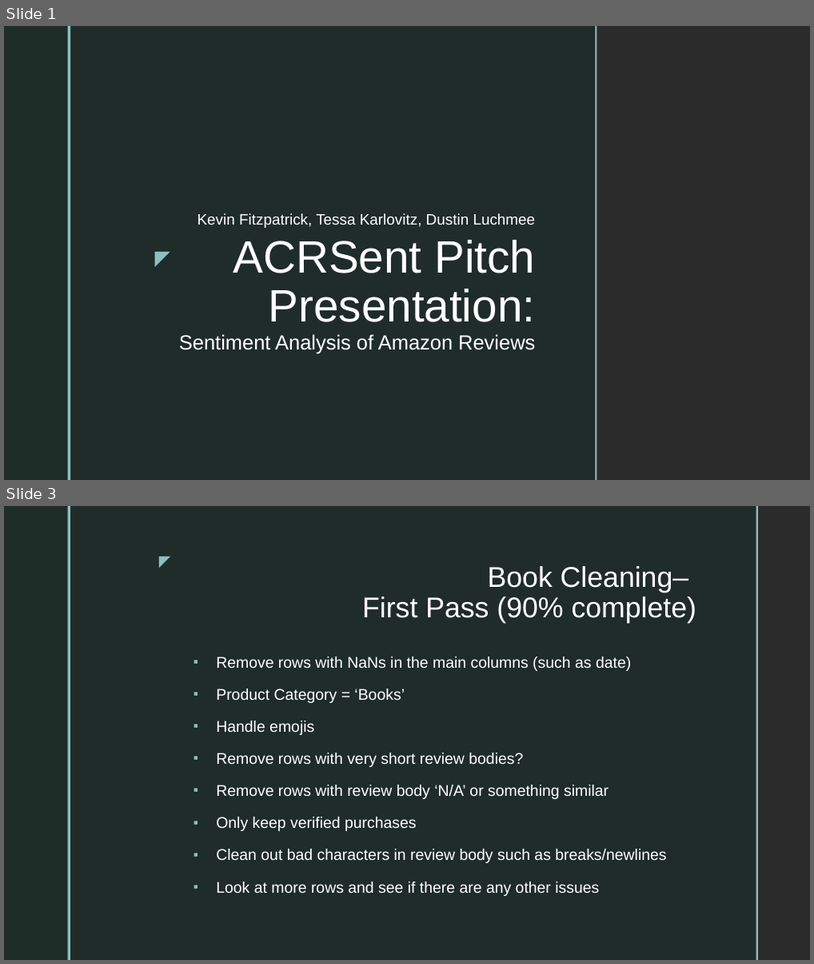
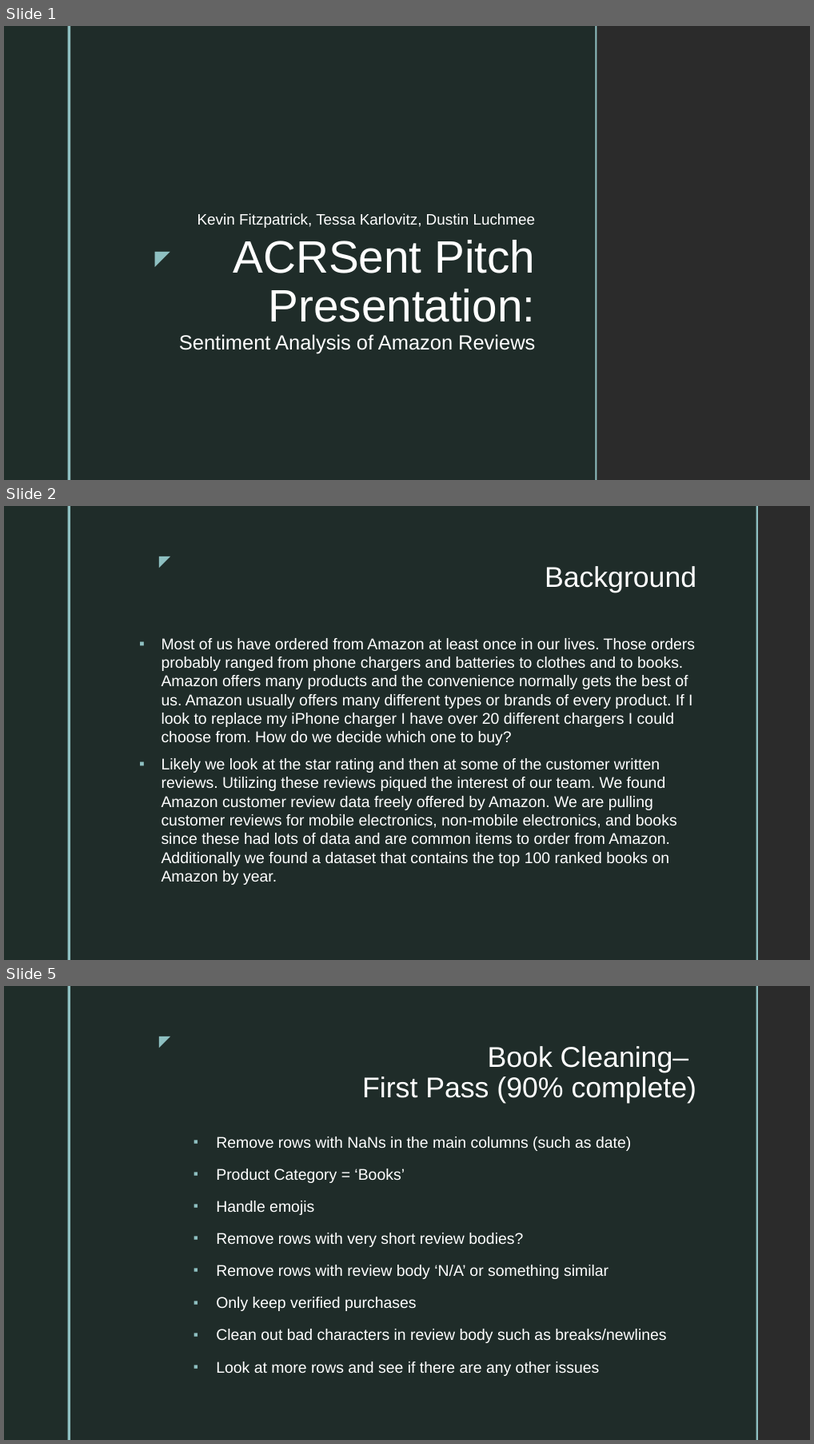
Before and after one commit to TKarlovitzDrexel/DSCI591_ACRSent, a slide deck: PitchPresentationACR_Edits.pptx. Shown one above the other, each under a label of ours: slides 1 and 3 before the commit, slides 1, 2 and 5 after it; the slides between them are not shown. The pictures are 814x964 and 814x1444 pixels, drawn with LibreOffice and Linux fonts; fonts in the diff are those of the drawing; background and template pictures are left out; a plain dark background stands for a picture behind light text. Boxes give left, top, right and bottom in pixels: in the first picture for what was removed or moved away, otherwise in the second. Text is boxed around its words. In the diff, an @@ line names an element or a change of style, - is before the commit and + after.

Commit message:
Added the background and some goals for the quarter

```diff
--- a/PitchPresentationACR_Edits.pptx
+++ b/PitchPresentationACR_Edits.pptx
@@ slide 2 added at [4,506,810,960], background picture (left out); not listed: 5 template elements that a slide beside it also shows @@
@@ title added at [545,566,697,592], 34 pt, text #FFFFFF @@
+Background
@@ text added at [162,638,695,884], 18.5 pt, text #FFFFFF @@
+▪ Most of us have ordered from Amazon at least once in our lives. Those orders probably ranged from phone chargers and batteries to clothes and to books. Amazon offers many products and the convenience normally gets the best of us. Amazon usually offers many different types or brands of every product. If I look to replace my iPhone charger I have over 20 different chargers I could choose from. How do we decide which one to buy?
+▪ Likely we look at the star rating and then at some of the customer written reviews. Utilizing these reviews piqued the interest of our team. We found Amazon customer review data freely offered by Amazon. We are pulling customer reviews for mobile electronics, non-mobile electronics, and books since these had lots of data and are common items to order from Amazon. Additionally we found a dataset that contains the top 100 ranked books on Amazon by year.
@@ what was slide 3 is now slide 5 @@
```
Also in this commit, not shown: 3 slides changed, 1 other slide added.
